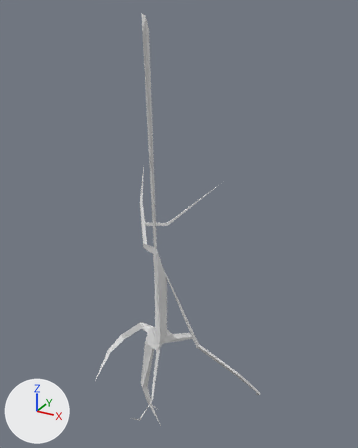
The OBJ model public/res/models/lightning.obj, before and after one commit.
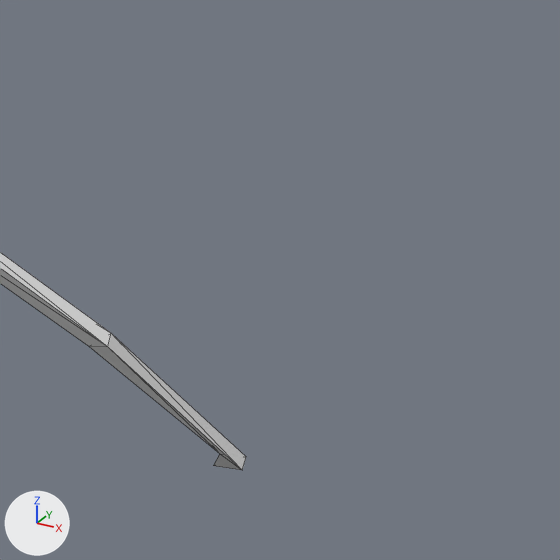
Old and new are each drawn whole from a 50 mm lens placed at (56.1, -91.4, 118.5), pointed at (1.0, 8.8, 68.4) and again close up on the part from 62% to 87% of the width and 72% to 91% of the height. The axes (+X, +Y, +Z) are drawn at lower left. The lights are the same throughout. The close-ups show mesh edges as thin lines. Where no turn or scale is listed for an object, it has been applied to the vertices.

Objects in the first close-up: 'lightning_Icosphere.002'.
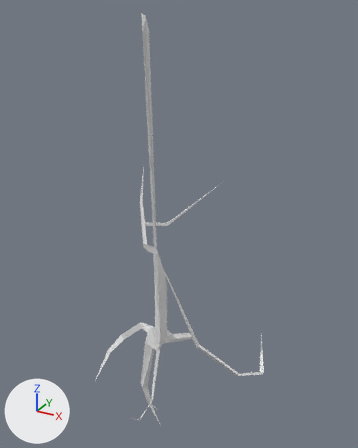
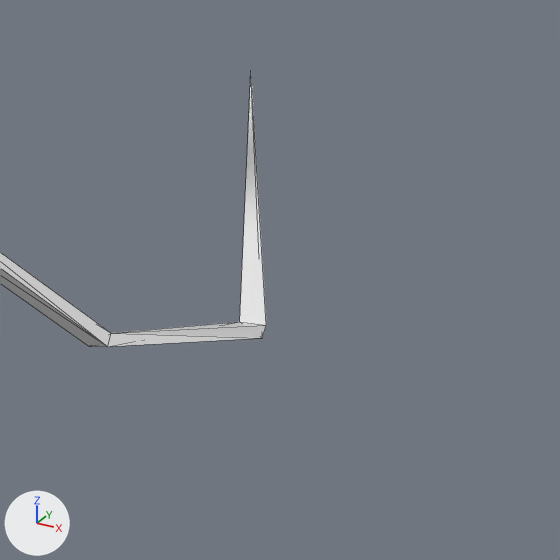
Location of each change, (x1, y1, x2, y2) in pixels of the close-ups (560 x 560 px; the box of a moved part takes in the faces that stretch with it):
'lightning_Icosphere.002', reshaped: before (0, 252, 246, 470); after (0, 79, 266, 347)
part 1 of me_lightning_icosphere_002, moved or reshaped: before (89, 333, 246, 470); after (108, 79, 266, 347)

What the commit changed:
me_lightning_icosphere_002 has 91 vertices, 178 faces and spans x -23.9..25.9, y -20.0..31.9, z 8.3..117.5.
me_lightning_icosphere_002 is used by ob_lightning_icosphere_002; location (0.0, 0.0, 0.0).
Before the commit, vertices of me_lightning_icosphere_002: 50 (24.8, 7.9, 25.4) at pixel (219, 453), 51 (25.9, 7.8, 25.1) at pixel (242, 470), 52 (25.8, 8.2, 25.4) at pixel (246, 456).
Part 1, on me_lightning_icosphere_002:
Vertices 50, 51, 52 of me_lightning_icosphere_002 move by (-0.1, 1.5, 5.7).
Vertex 53 of me_lightning_icosphere_002 moves from (22.3, 15.2, 17.8) at pixel (213, 465) to (21.2, 19.5, 35.9).
